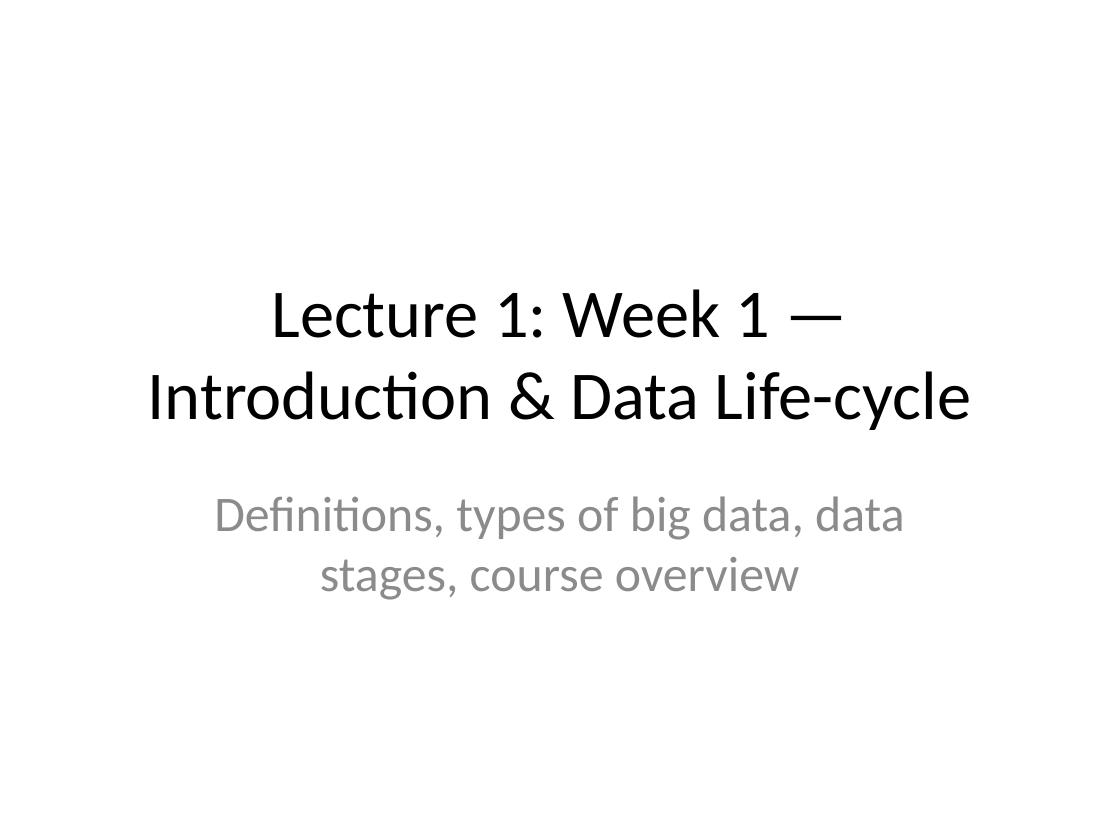
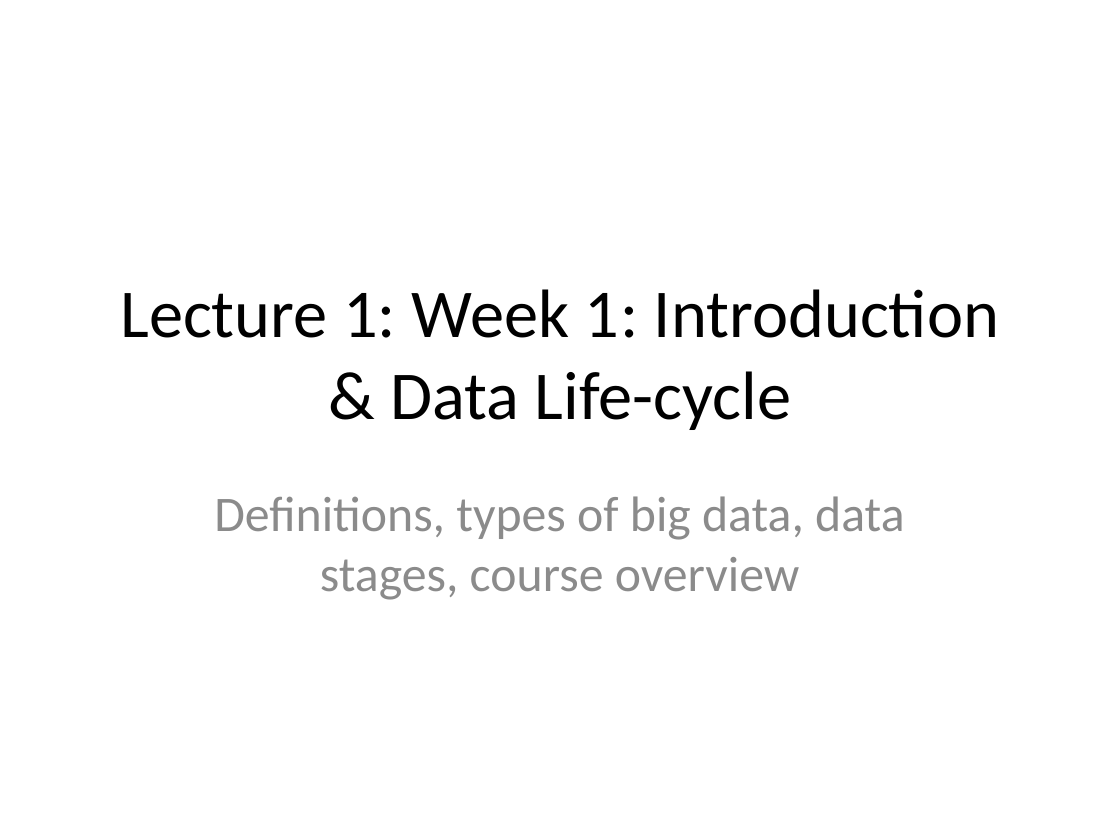
Before and after one commit to neelsoumya/teaching_big_data_analytics, a slide deck: slide 2 of Big_Data_Analytics_12_Lectures.pptx. Drawn at 1120x840 pixels with LibreOffice and Linux fonts; fonts in the diff are those of the drawing. Boxes give left, top, right and bottom in pixels: in the first picture for what was removed or moved away, otherwise in the second. Text is boxed around its words. In the diff, an @@ line names an element or a change of style, - is before the commit and + after.

Commit message:
first draft

```diff
--- a/Big_Data_Analytics_12_Lectures.pptx
+++ b/Big_Data_Analytics_12_Lectures.pptx
@@ title at [120,289,999,430]: text changed @@
-Lecture 1: Week 1 — Introduction & Data Life-cycle
+Lecture 1: Week 1: Introduction & Data Life-cycle
```
